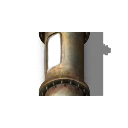
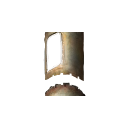
Comparing the layer stacks of the two 128 × 128 images. Changes:
painted on "Layer 2" over 46, 32, 63, 70
hid "Layer 1" over 35, 32, 111, 96
